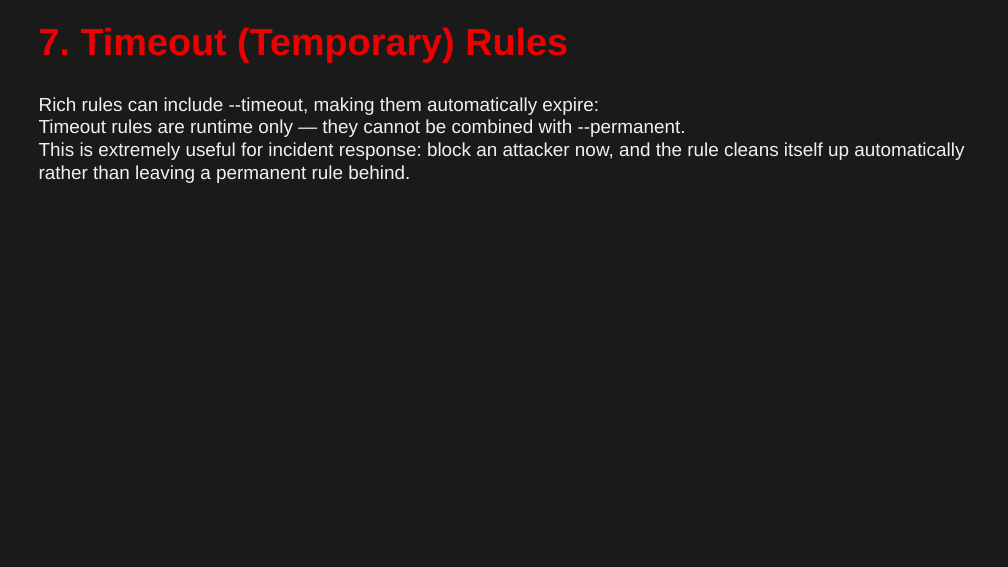
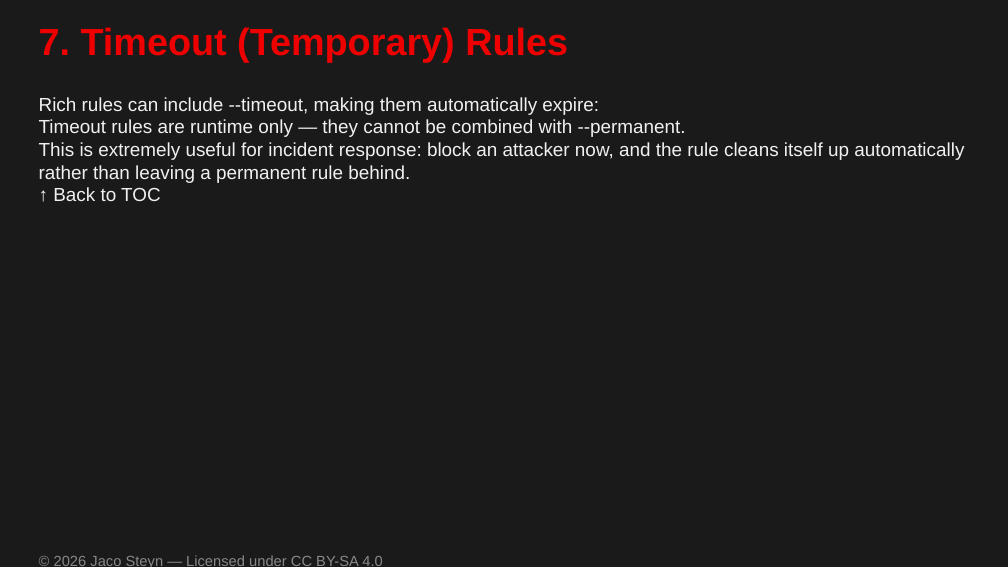
Before and after one commit to UncleJS/course_firewalld, a slide deck: slide 15 of slides/06-rich-rules.odp. Drawn at 1008x567 pixels with LibreOffice and Linux fonts; fonts in the diff are those of the drawing. Boxes give left, top, right and bottom in pixels: in the first picture for what was removed or moved away, otherwise in the second. Text is boxed around its words. In the diff, an @@ line names an element or a change of style, - is before the commit and + after.

Commit message:
Add TOC, Back-to-TOC links, and CC BY-SA 4.0 copyright to all content
- Regenerate ## Table of Contents in all 17 markdown files with
  GitHub-flavour anchor links; insert after H1/blockquote/--- opener
- Add '↑ Back to TOC' link at the bottom of every ## section
  (all sections including Lab, Prerequisites, Key Takeaways, etc.)
- Append '© 2026 Jaco Steyn — Licensed under CC BY-SA 4.0' footer
  to every markdown file
- Add add_copyright_footer() helper to build_slides.py and call it
  from all 7 slide renderers; shrink code/diagram boxes by 0.7 cm
  to avoid overlap
- Regenerate all 15 ODP slide decks with the copyright footer
- Add idempotent update_md.py processor script for future re-runs

```diff
--- a/slides/06-rich-rules.odp
+++ b/slides/06-rich-rules.odp
@@ text at [53,187,161,201]: paragraph added @@
+↑ Back to TOC
@@ text added at [54,555,382,567], 14 pt, text #888888 @@
+© 2026 Jaco Steyn — Licensed under CC BY-SA 4.0
```
Also in this commit, not shown: 26 other slides changed, 3 slides added, 33 other files.
